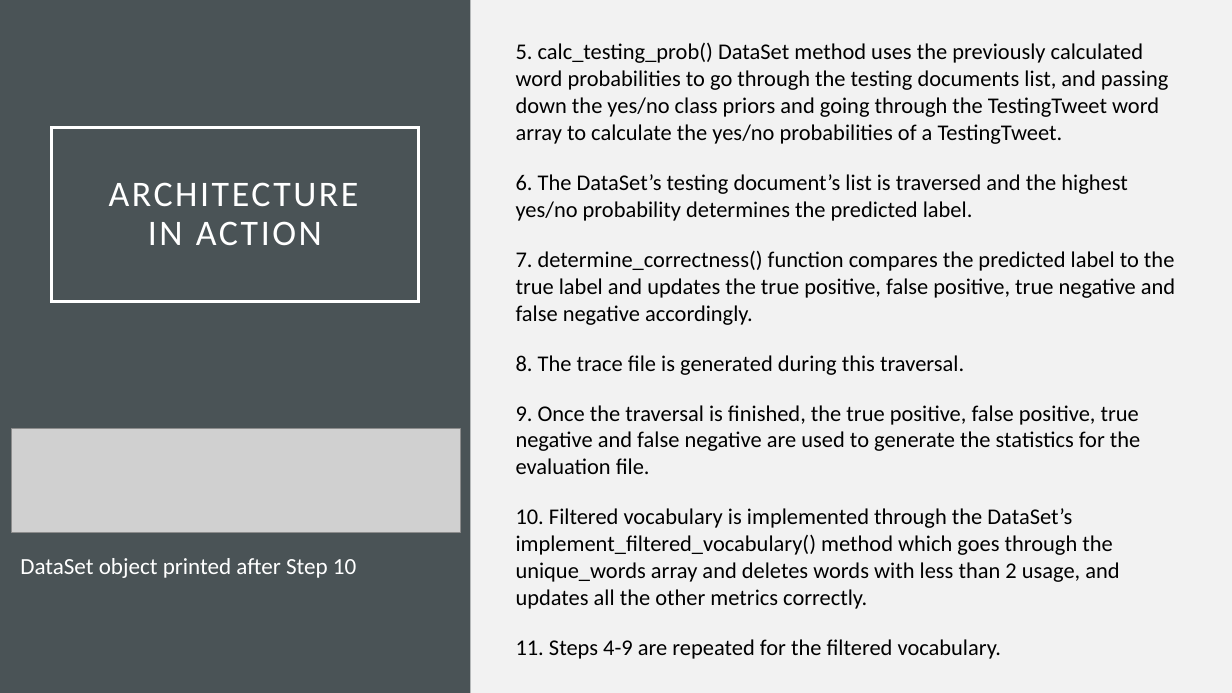
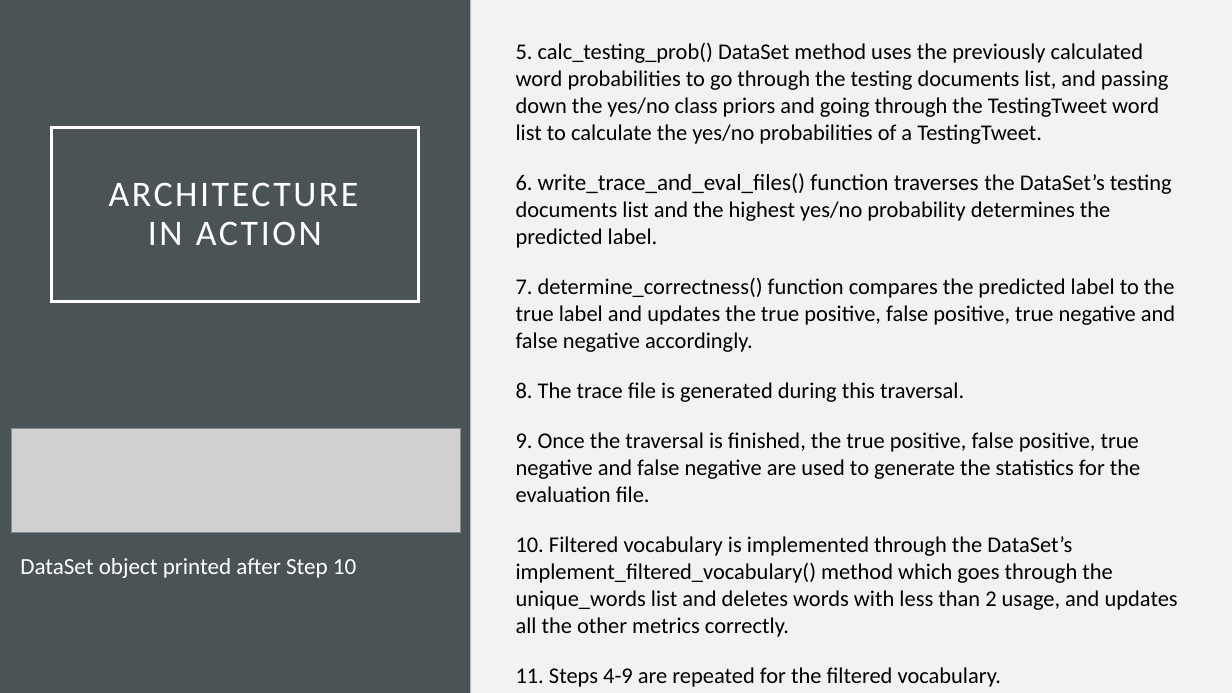
Before and after one commit to patnunes/COMP472, a slide deck: slide 4 of A3_Analysis.pptx. Drawn at 1232x693 pixels with LibreOffice and Linux fonts; fonts in the diff are those of the drawing; grey boxes stand for pictures. Boxes give left, top, right and bottom in pixels: in the first picture for what was removed or moved away, otherwise in the second. Text is boxed around its words. In the diff, an @@ line names an element or a change of style, - is before the commit and + after.

```diff
--- a/A3_Analysis.pptx
+++ b/A3_Analysis.pptx
@@ text at bbox=[516, 43, 1172, 248]: text changed @@
-5. calc_testing_prob() DataSet method uses the previously calculated word probabilities to go through the testing documents list, and passing down the yes/no class priors and going through the TestingTweet word array to calculate the yes/no probabilities of a TestingTweet.
-6. The DataSet’s testing document’s list is traversed and the highest yes/no probability determines the predicted label.
+5. calc_testing_prob() DataSet method uses the previously calculated word probabilities to go through the testing documents list, and passing down the yes/no class priors and going through the TestingTweet word list to calculate the yes/no probabilities of a TestingTweet.
+6. write_trace_and_eval_files() function traverses the DataSet’s testing documents list and the highest yes/no probability determines the predicted label.
@@ text at bbox=[516, 536, 1178, 637]: text changed @@
-10. Filtered vocabulary is implemented through the DataSet’s implement_filtered_vocabulary() method which goes through the unique_words array and deletes words with less than 2 usage, and updates all the other metrics correctly.
+10. Filtered vocabulary is implemented through the DataSet’s implement_filtered_vocabulary() method which goes through the unique_words list and deletes words with less than 2 usage, and updates all the other metrics correctly.
```
Also in this commit, not shown: 1 other slide changed, 3 other files.
